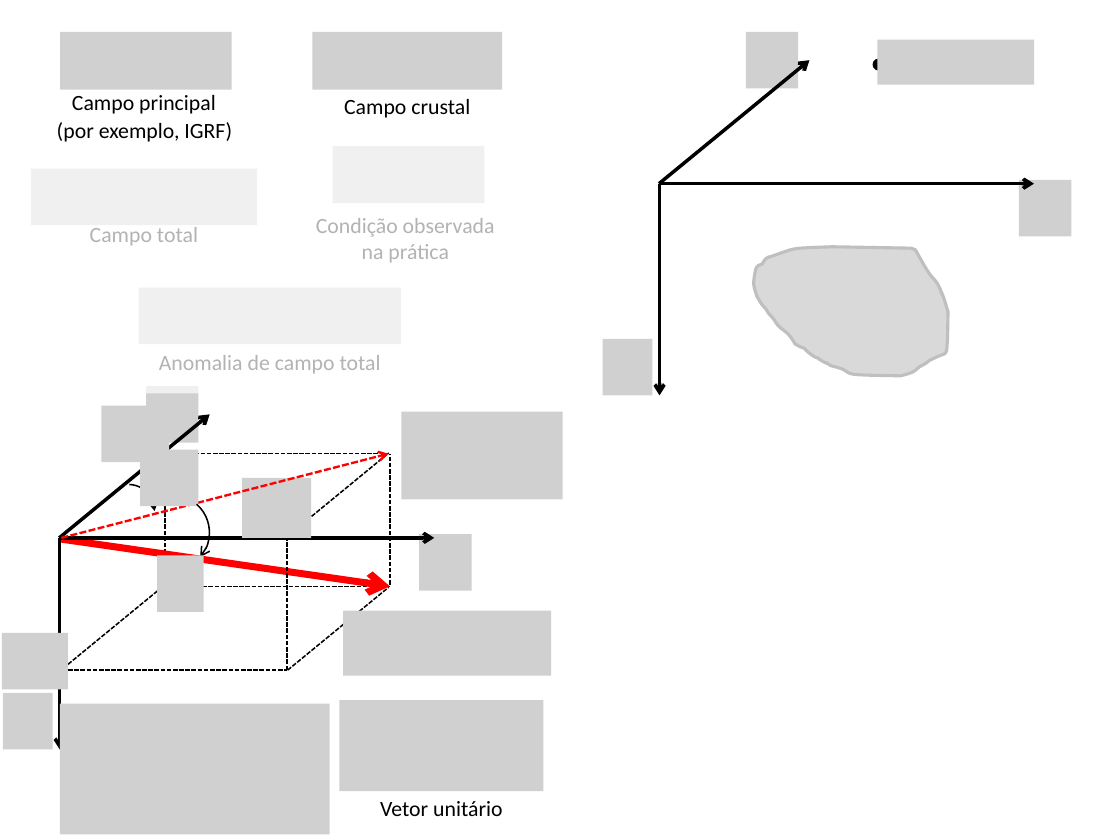
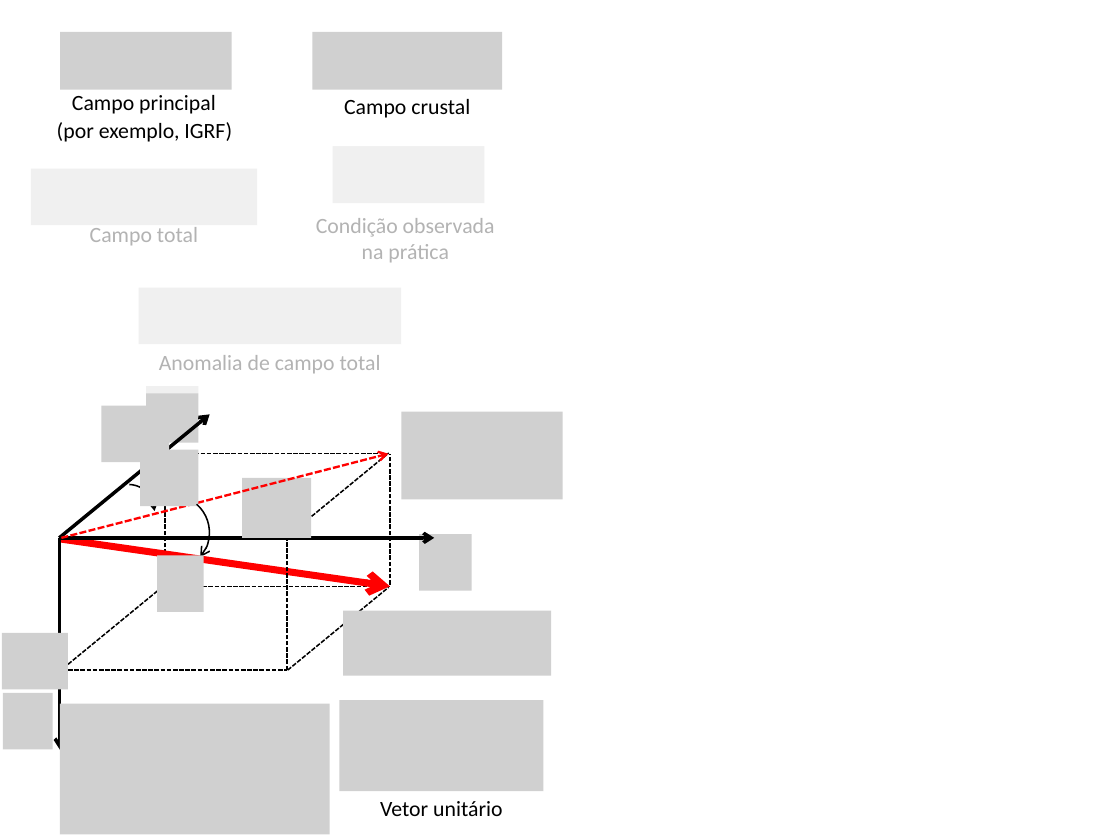
Before and after one commit to pinga-lab/CE-VII-SimBGf-2016, a slide deck: slide 6 of slides/4b_anomalia_campo_total.pptx (slide 7 before the commit). Drawn at 1120x840 pixels with LibreOffice and Linux fonts; fonts in the diff are those of the drawing; grey boxes stand for pictures. Boxes give left, top, right and bottom in pixels: in the first picture for what was removed or moved away, otherwise in the second. Text is boxed around its words. In the diff, an @@ line names an element or a change of style, - is before the commit and + after.

```diff
--- a/slides/4b_anomalia_campo_total.pptx
+++ b/slides/4b_anomalia_campo_total.pptx
@@ picture removed at (x1=746, y1=32, x2=799, y2=88) @@
@@ picture removed at (x1=877, y1=39, x2=1034, y2=84) @@
@@ arrow removed from (659, 184) to (810, 60) @@
@@ ellipse removed at (x1=875, y1=60, x2=884, y2=69) @@
@@ arrow removed from (659, 184) to (1034, 184) @@
@@ arrow removed from (660, 184) to (660, 395) @@
@@ picture removed at (x1=1019, y1=180, x2=1072, y2=236) @@
@@ freeform shape removed at (x1=754, y1=246, x2=949, y2=375) @@
@@ picture removed at (x1=603, y1=339, x2=653, y2=395) @@
```
Also in this commit, not shown: 6 other slides changed, 2 slides added.
